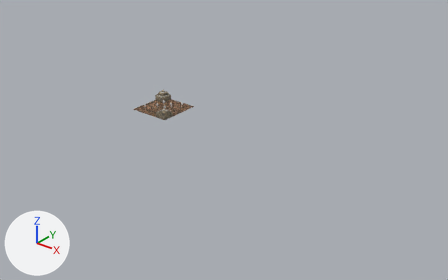
Before and after pictures for a commit that changed the FBX model Game/Asset/modelData/Ground.FBX.
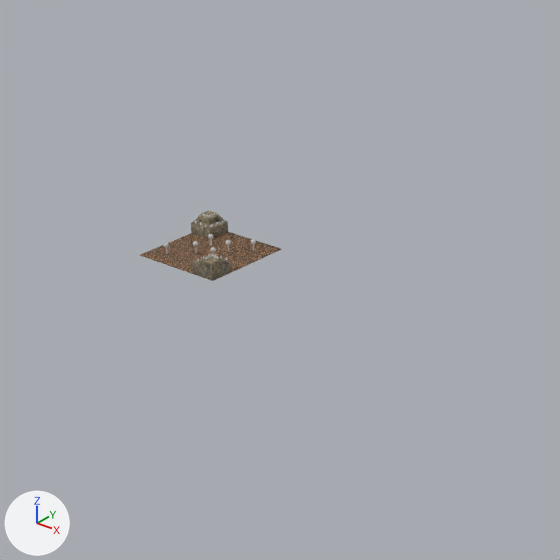
There are two pictures of each version: one whole from a camera (50 mm lens) standing at (28395.0, -28755.0, 16957.0) and looking at (3954.0, 1796.0, -1985.0), one close up on the part from 16% to 70% of the width and 0% to 86% of the height. The axes (+X, +Y, +Z) are drawn at lower left. The lights are the same throughout. Where no turn or scale is listed for an object, it has been applied to the vertices.

The first close-up shows 'field', 'hill1', 'hill2'.
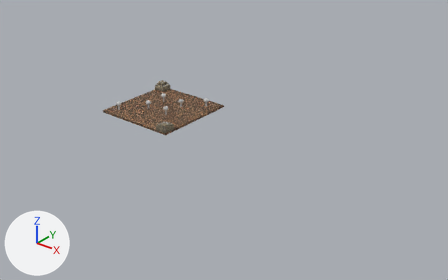
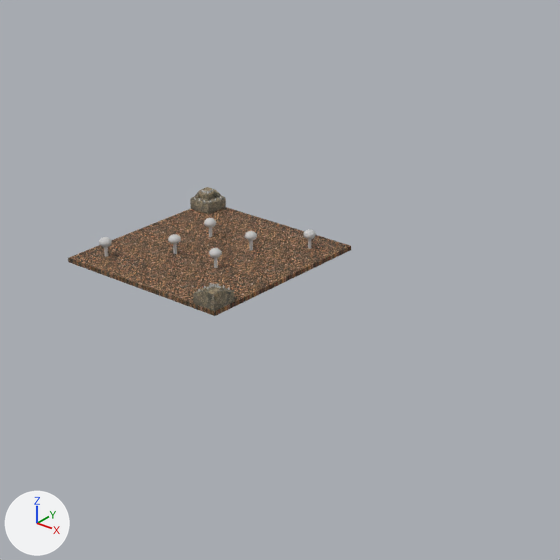
ob_trees is not drawn itself; it is the parent of ob_tree004, ob_tree002, ob_tree003, ob_tree, ob_tree001, ob_tree005.

Boxes [x1, y1, x2, y2] around the edits, measured in the close-ups (560 x 560 px):
'field', rescaled (100% wider, 120% taller)
    before: [140, 232, 281, 281]
    after: [68, 207, 351, 316]
'hill2', moved
    before: [192, 255, 232, 280]
    after: [193, 284, 235, 311]
'hill1', moved
    before: [191, 211, 228, 239]
    after: [190, 187, 226, 214]
'tree003', moved, rescaled
    before: [193, 241, 198, 253]
    after: [168, 234, 181, 254]
'tree004', moved, rescaled
    before: [164, 242, 169, 254]
    after: [99, 237, 112, 257]
'tree001', moved, rescaled
    before: [225, 240, 231, 251]
    after: [245, 231, 257, 250]
'tree005', moved, rescaled (117% wider, 62% taller)
    before: [251, 239, 256, 251]
    after: [304, 229, 316, 249]
'tree', moved, rescaled (117% wider, 67% taller)
    before: [208, 234, 213, 245]
    after: [204, 218, 216, 237]
'tree002', moved, rescaled
    before: [210, 247, 216, 255]
    after: [209, 248, 222, 268]

What changed in the scene script:
```text
Change ob_field:
    ob_field.scale: (1.0, 1.0, 1.0) -> (2.0, 2.0, 6.84)
Change ob_trees:
    ob_trees.location: (-9.917, -21.38, 177.9) -> (-35.09, -60.33, 293.4)
    ob_trees.scale: (1.0, 1.0, 1.0) -> (2.34, 2.34, 1.69)
Change ob_hill2:
    ob_hill2.location: (1100.0, -1100.0, 0.0) -> (2581.0, -2583.0, 0.0)
Change ob_hill1:
    ob_hill1.location: (-1100.0, 1100.0, 0.0) -> (-2586.0, 2589.0, 0.0)
```
